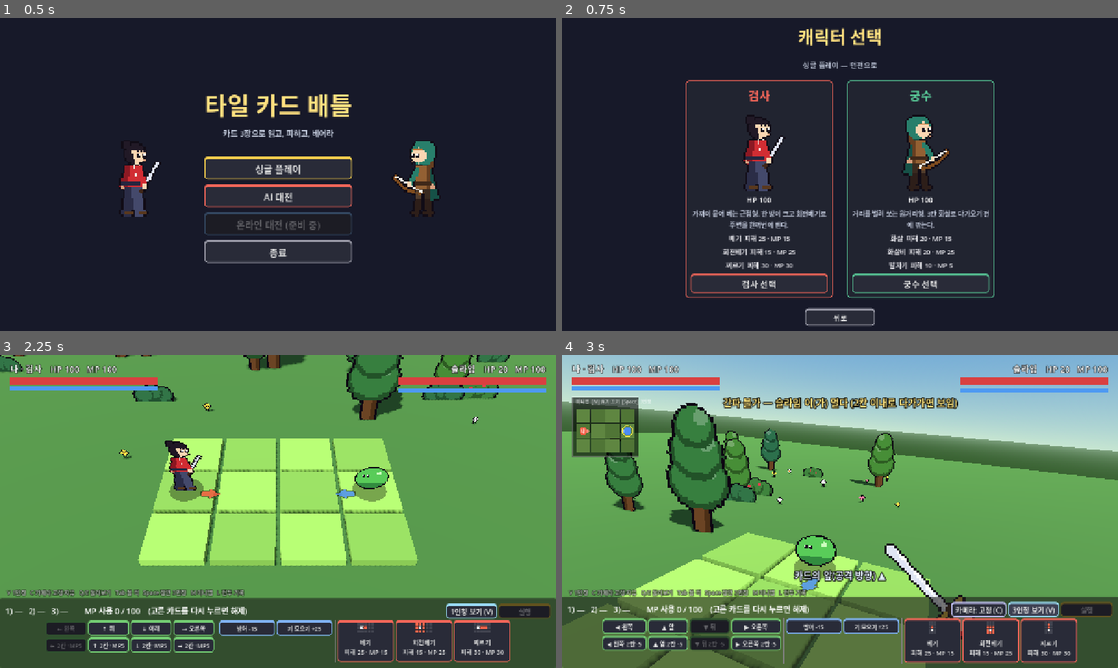
Above: before the commit, frames 1-4 (two rows, left to right).
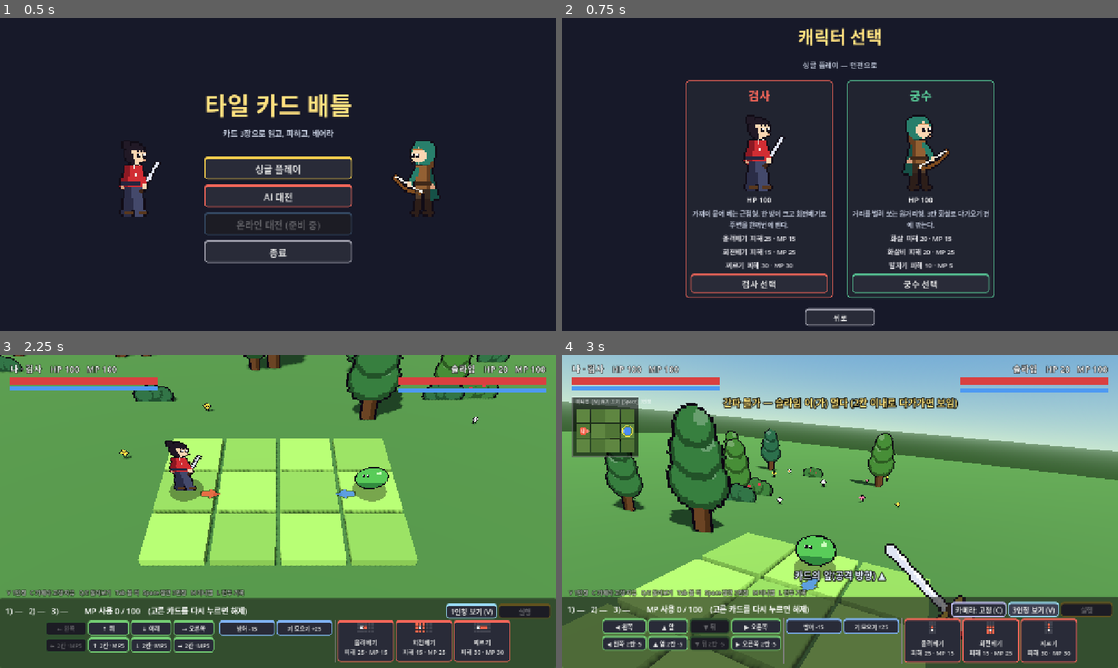
Above: after the commit, the same moments.

Repository: ldg0315/tile_card_battle
Game: Godot game, scene res://title.tscn
Same seed, same stepped clock (60 frames per second), same inputs: the game is played once before the commit and once after it.
Inputs:
- Up to frame 1 (0.5 s): no input
- Up to frame 2 (0.75 s): click "싱글 플레이" at 0.5 s
- Up to frame 3 (2.25 s): click "검사 선택" at 1.25 s; click "1-1 도전" at 2 s
- Up to frame 4 (3 s): click "1인칭 보기 (V)" at 2.75 s

Frame 1 is identical in both runs. In frame 2, 0.2% of the frame differs, in the area x 28-42%, y 69-72%; in frame 3, less than 0.1%; in frame 4, less than 0.1%.

Commit message:
검사 기본기를 베기에서 올려베기로 바꾸고, 1인칭에서도 뛰어오르며 쳐올리게 한다
기본 베기가 다른 내려치는 기술과 비슷해 보여, 기본기를 뛰어올라 올려베는 동작으로 바꿔 달라는 요청.
(1) sword_slash(베기) → sword_rise(올려베기), 위력·비용·범위는 같게 — 모양만 바꾸고 밸런스는 건드리지 않으려고
(2) 3인칭: 칼끝을 낮춰 웅크렸다 앞 위로 뛰어오르며 쳐올리고 착지 흙먼지, 아래→위 궤적(attack_rise 자세)
(3) 1인칭: 몸이 실제로 떠서 카메라가 같이 솟고(fp_pitch 로 시선도 들었다 내림), 칼과 화면 궤적이 아래에서 위로 — 두 시점에서 같은 동작으로 읽히게
(4) 해골 무사의 베기는 몬스터 기술이라 그대로
(5) 테스트·CLAUDE.md 예시·art/README 를 새 id 로

검증: tools/run_tests.sh 통과(베기를 쓰던 규칙 테스트는 같은 수치의 올려베기로 교체). 3인칭·1인칭 모두 연출 중간 프레임 캡처로 확인.

Co-Authored-By: Claude Opus 5.5 <noreply@anthropic.com>

Diff:
--- a/scripts/battle.gd
+++ b/scripts/battle.gd
@@ -78,6 +78,7 @@
 var shake_off := Vector3.ZERO
 var fov_kick := 0.0  # 1인칭 기술 반동으로 잠깐 좁아지는 시야
 var fp_spin := 0.0  # 1인칭 회전베기 중 카메라가 더 돌아간 각도(라디안)
+var fp_pitch := 0.0  # 1인칭 올려베기 중 시선을 들어 올리는 높이(바라보는 점을 위로 옮긴다)
 # 1인칭에서 내가 공격하는 동안엔 적이 아니라 몸 정면(실제 공격 방향)을 본다.
 # 적을 본 채로 찌르면 빗나가는 공격도 맞는 것처럼 보여서 착각을 부른다
 var fp_face_lock := false
@@ -1272,6 +1273,7 @@
 	if fp_free and not fp_face_lock:
 		# 자유 시점: 높이·내려다보는 각도는 고정 시점과 같고 좌우만 fp_yaw 로
 		look = eye + Vector3(-sin(fp_yaw), 0, -cos(fp_yaw)) * 4.0 + Vector3(0, -1.3, 0)
+	look.y += fp_pitch
 	var xf := Transform3D(Basis(), eye).looking_at(look, Vector3.UP)
 	if fp_spin != 0.0:
 		xf.basis = Basis(Vector3.UP, fp_spin) * xf.basis
@@ -1396,6 +1398,27 @@
 				var cs := _tween()
 				cs.tween_property(self, "fp_spin", TAU, SPIN_TIME).set_trans(Tween.TRANS_SINE).set_ease(Tween.EASE_IN_OUT)
 				cs.tween_callback(func() -> void: fp_spin = 0.0)
+		"rise":
+			# 칼을 화면 아래로 내렸다가 위로 쳐올린다. 몸이 뛰어오르니 카메라는 저절로 솟고(_rise),
+			# 시선도 위로 들었다 내려와 "올려 벤다"는 게 1인칭에서도 느껴지게
+			vm.tween_property(self, "vm_offset", Vector2(-40, 160), 0.1)
+			vm.parallel().tween_property(viewmodel, "rotation_degrees", 30.0, 0.1)
+			vm.tween_property(self, "vm_offset", Vector2(-180, -230), 0.12).set_ease(Tween.EASE_OUT)
+			vm.parallel().tween_property(viewmodel, "rotation_degrees", -40.0, 0.12)
+			vm.tween_interval(0.1)
+			vm.tween_property(self, "vm_offset", Vector2.ZERO, 0.25)
+			vm.parallel().tween_property(viewmodel, "rotation_degrees", 0.0, 0.25)
+			var pt := _tween()
+			pt.tween_interval(0.1)
+			pt.tween_property(self, "fp_pitch", 1.6, 0.16).set_ease(Tween.EASE_OUT)
+			pt.tween_interval(0.12)
+			pt.tween_property(self, "fp_pitch", 0.0, 0.25).set_ease(Tween.EASE_IN_OUT)
+			var c := ui_root.size / 2.0 + Vector2(-60, 0)
+			var pts := []
+			for k in 14:
+				var a := lerpf(PI * 0.62, PI * 1.38, k / 13.0)  # 왼쪽 아래 → 위로 휘어 오른쪽 위
+				pts.append(c + Vector2(cos(a) * -260.0 + 60.0, sin(a) * -260.0 * -1.0))
+			_screen_line(pts, 22.0, 0.12)
 		"cross":
 			# 칼을 치켜들었다 곧게 내려치고(세로 궤적), 이어서 가로로 쓴다(가로 궤적)
 			vm.tween_property(viewmodel, "rotation_degrees", 25.0, 0.1)
@@ -1726,6 +1749,8 @@
 		"slash":
 			_blade_fx(i, "arc", 0.08, 1.0)
 			return _lunge(i, 0.35)
+		"rise":
+			return _rise(i)
 		"thrust":
 			return _thrust(i, h)
 		"cross":
@@ -1754,6 +1779,23 @@
 		.set_trans(Tween.TRANS_QUAD).set_ease(Tween.EASE_OUT)
 	tw.tween_property(sprites[i], "position", base, 0.2)
 	return 0.12
+
+
+## 올려베기: 살짝 웅크렸다가 앞 위로 뛰어오르며 쳐올리고, 잠깐 떠 있다가 내려앉는다.
+## 몸(스프라이트)이 실제로 뜨므로 1인칭 카메라도 같이 솟는다(_fp_xform 이 몸 위치를 따라감) — 1인칭 연출은 _fp_attack_fx 의 "rise".
+func _rise(i: int) -> float:
+	var s := sprites[i]
+	var base := step_pos[i]
+	var f := step_facing[i]
+	var top := base + Vector3(f * TILE * 0.25, 1.4, 0)
+	var tw := _motion(i)
+	tw.tween_property(s, "position", base + Vector3(0, -0.12, 0), 0.1).set_ease(Tween.EASE_OUT)
+	tw.tween_property(s, "position", top, 0.16).set_trans(Tween.TRANS_QUAD).set_ease(Tween.EASE_OUT)
+	tw.tween_interval(0.14)
+	tw.tween_property(s, "position", base, 0.2).set_trans(Tween.TRANS_QUAD).set_ease(Tween.EASE_IN)
+	tw.tween_callback(_dust.bind(base + Vector3(0, -sprite_half[i] + 0.1, 0)))
+	_blade_fx(i, "rise", 0.12, 1.0)
+	return 0.2
 
 
 ## 찌르기: 칼을 뒤로 당겼다(0.12초) 범위 끝까지 곧게 뻗는다. 뻗는 순간 범위 칸을 따라 직선 궤적.
@@ -1875,6 +1917,10 @@
 			sp.rotation = Vector3(-PI / 2, PI / 2, 0)
 			sp.pixel_size = TILE * 3.0 / tex.get_width()
 			sp.position = feet + Vector3(0, 0.08, 0)
+		"rise":
+			# 앞 아래에서 머리 위로 솟는 궤적 — 몸이 뜨는 만큼 위쪽까지
+			sp.pixel_size = TILE * 1.6 / tex.get_height()
+			sp.position = feet + Vector3(f * TILE * (at + 0.45), 1.6, 0)
 		_:
 			sp.pixel_size = TILE * 1.3 / tex.get_height()
 			sp.position = feet + Vector3(f * TILE * (at + 0.55), 1.1, 0)
@@ -1905,6 +1951,17 @@
 					var inner := p.distance_to(Vector2(-6, 48)) < 46.0
 					if outer and not inner:
 						var a := clampf(1.0 - absf(y - 48.0) / 48.0, 0.0, 1.0)
+						img.set_pixel(x, y, Color(1, 1, 1, a))
+		"rise":
+			# 올려베기: 앞 아래에서 시작해 위로 휘어 오르는 초승달(아래 끝이 가늘고 위로 갈수록 굵다)
+			img = Image.create(64, 96, false, Image.FORMAT_RGBA8)
+			for y in 96:
+				for x in 64:
+					var p := Vector2(x, y)
+					var outer := p.distance_to(Vector2(-14, 52)) < 58.0
+					var inner := p.distance_to(Vector2(-26, 60)) < 56.0
+					if outer and not inner and p.x > 4:
+						var a := clampf(1.0 - y / 96.0, 0.15, 1.0)
 						img.set_pixel(x, y, Color(1, 1, 1, a))
 		"streak", "flash":
 			# 앞(오른쪽)으로 갈수록 굵고 밝아지는 가로 줄. 섬광은 더 가늘고 길게
--- a/scripts/cards.gd
+++ b/scripts/cards.gd
@@ -26,7 +26,8 @@
 		"name": "검사",
 		"body": Color(0.85, 0.22, 0.2),
 		"attacks": {
-			"sword_slash": {"name": "베기", "anim": "slash", "type": "attack", "cost": 15, "dmg": 25,
+			# 기본기. 내려베기(베기) 대신 뛰어오르며 올려벤다 — 위력·범위는 베기와 같고 모양만 다르다
+			"sword_rise": {"name": "올려베기", "anim": "rise", "type": "attack", "cost": 15, "dmg": 25,
 				"range": [Vector2i(1, 0)]},
 			"sword_spin": {"name": "회전베기", "anim": "spin", "type": "attack", "cost": 25, "dmg": 15,
 				"range": [Vector2i(-1, -1), Vector2i(0, -1), Vector2i(1, -1), Vector2i(-1, 0),
--- a/scripts/char_art.gd
+++ b/scripts/char_art.gd
@@ -20,6 +20,7 @@
 	"guard": {"fps": 1.0, "loop": true},
 	"die": {"fps": 4.0, "loop": false},
 	# 기술별 공격 동작(카드의 anim 이름). 없으면 attack 을 그대로 쓴다 — 모든 캐릭터가 모든 기술 동작을 그릴 필요는 없다
+	"attack_rise": {"fps": 12.0, "loop": false, "fallback": "attack"},
 	"attack_thrust": {"fps": 12.0, "loop": false, "fallback": "attack"},
 	"attack_cross": {"fps": 12.0, "loop": false, "fallback": "attack"},
 	"attack_iai": {"fps": 12.0, "loop": false, "fallback": "attack"},
--- a/scripts/pixel_art.gd
+++ b/scripts/pixel_art.gd
@@ -80,6 +80,13 @@
 		# 베기: 머리 위에서 앞 아래로 대각선으로 내려친다
 		"attack": [{"fa": 170.0, "wpn": 215.0, "lean": -1.0}, {"fa": 100.0, "wpn": 95.0, "lean": 2.0},
 			{"fa": 65.0, "wpn": 60.0, "lean": 2.0}, {"fa": 35.0, "wpn": 120.0}],
+		# 올려베기: 칼끝을 앞 아래로 낮게 내린 채 웅크렸다가, 뛰어오르며 머리 위까지 쳐올린다
+		"attack_rise": [{"bob": 3.0, "lean": 1.0, "fa": 30.0, "wpn": 40.0, "fl": 30.0, "bl": -30.0},
+			{"bob": 3.0, "lean": 1.0, "fa": 30.0, "wpn": 40.0, "fl": 30.0, "bl": -30.0},
+			{"bob": -1.0, "lean": 1.0, "fa": 110.0, "wpn": 120.0, "fl": 15.0, "bl": -20.0},
+			{"bob": -2.0, "lean": -1.0, "fa": 165.0, "wpn": 185.0, "fl": 10.0, "bl": -25.0},
+			{"bob": -2.0, "lean": -1.0, "fa": 165.0, "wpn": 185.0, "fl": 10.0, "bl": -25.0},
+			{"fa": 60.0, "wpn": 120.0}],
 		# 찌르기: 칼을 수평으로 겨눈 채 허리 뒤로 당겼다가, 다리를 크게 벌리며 팔을 일직선으로 뻗는다
 		"attack_thrust": [{"fa": -20.0, "wpn": 90.0, "lean": -1.5, "fl": 15.0, "bl": -15.0},
 			{"fa": -20.0, "wpn": 90.0, "lean": -1.5, "fl": 15.0, "bl": -15.0},
--- a/tests/test_rules.gd
+++ b/tests/test_rules.gd
@@ -96,7 +96,7 @@
 
 func _test_attack_and_guard() -> void:
 	var r = _setup(Vector2i(1, 1), Vector2i(2, 1))
-	var ev: Array = r.resolve_turn(["sword_slash", "rest", "rest"], ["guard", "rest", "rest"])
+	var ev: Array = r.resolve_turn(["sword_rise", "rest", "rest"], ["guard", "rest", "rest"])
 	check(ev[0].hits[0].hit and ev[0].hits[0].dmg == 25 - Rules.GUARD_BLOCK, "방어 중 피해 감소")
 	check(r.fighters[1].hp == Rules.MAX_HP - (25 - Rules.GUARD_BLOCK), "HP 반영")
 	check(ev[0].mp[0] == Rules.START_MP - 15, "공격 MP 소모")
@@ -104,7 +104,7 @@
 	r.resolve_turn(["up", "rest", "rest"], ["archer_kick", "rest", "rest"])
 	check(r.fighters[0].hp == Rules.MAX_HP, "먼저 움직이면 같은 단계 상대 공격을 피함")
 	r = _setup(Vector2i(1, 1), Vector2i(2, 1))
-	r.resolve_turn(["sword_slash", "rest", "rest"], ["up", "rest", "rest"])
+	r.resolve_turn(["sword_rise", "rest", "rest"], ["up", "rest", "rest"])
 	check(r.fighters[1].hp == Rules.MAX_HP - 25, "싱글은 내가 먼저라 같은 단계 적 이동보다 공격이 먼저 맞음")
 
 
@@ -130,7 +130,7 @@
 ## 같은 칸에 있는 적은 어떤 공격이든 맞는다(범위가 앞쪽만이어도).
 func _test_same_tile_attack() -> void:
 	var r = _setup(Vector2i(1, 1), Vector2i(2, 1))
-	var ev: Array = r.resolve_turn(["right", "sword_slash", "guard"], ["rest", "rest", "rest"])
+	var ev: Array = r.resolve_turn(["right", "sword_rise", "guard"], ["rest", "rest", "rest"])
 	check(ev[0].pos[0] == ev[0].pos[1], "(준비) 같은 칸")
 	check(ev[1].hits[0].hit and ev[1].hits[0].dmg == 25, "같은 칸의 적은 앞 1칸 베기에도 맞음")
 
@@ -139,7 +139,7 @@
 	var r = _setup(Vector2i(1, 1), Vector2i(2, 1))
 	r.fighters[0].hp = 10
 	r.fighters[1].hp = 10
-	var ev: Array = r.resolve_turn(["sword_slash", "rest", "rest"], ["archer_kick", "rest", "rest"])
+	var ev: Array = r.resolve_turn(["sword_rise", "rest", "rest"], ["archer_kick", "rest", "rest"])
 	check(r.winner == 0 and r.fighters[0].hp == 10, "먼저 쓰러뜨리면 상대 공격은 나가지 않음")
 	check(ev.size() == 1 and ev[0].actions.size() == 1, "승부가 나면 남은 행동·단계는 진행하지 않음")
 
@@ -162,16 +162,16 @@
 
 func _test_guard_lasts_whole_step() -> void:
 	var r = _setup(Vector2i(1, 1), Vector2i(2, 1))
-	var ev: Array = r.resolve_turn(["sword_slash", "rest", "rest"], ["guard", "rest", "rest"])
+	var ev: Array = r.resolve_turn(["sword_rise", "rest", "rest"], ["guard", "rest", "rest"])
 	check(r.fighters[1].hp == Rules.MAX_HP - (25 - Rules.GUARD_BLOCK), "뒤 순번의 방어도 앞 순번 공격을 막음")
-	check(ev[0].actions.size() == 2 and ev[0].actions[0].cards[1] == "guard" and ev[0].actions[1].cards[0] == "sword_slash",
+	check(ev[0].actions.size() == 2 and ev[0].actions[0].cards[1] == "guard" and ev[0].actions[1].cards[0] == "sword_rise",
 		"행동 순서: 방어(단계 첫머리) → 내 공격")
 	check(ev[0].actions[1].hp[1] == ev[0].hp[1], "행동별 결과에 그때의 HP")
 
 
 func _test_selection_rules() -> void:
 	var r = Rules.new()
-	check(r.is_valid_selection(0, ["right", "sword_slash", "guard"]), "정상 선택")
+	check(r.is_valid_selection(0, ["right", "sword_rise", "guard"]), "정상 선택")
 	check(not r.is_valid_selection(0, ["right", "right", "guard"]), "중복 카드 금지")
 	r.fighters[0].mp = 50
 	check(not r.is_valid_selection(0, ["sword_thrust", "sword_spin", "right"]), "MP 초과 금지 (30+25 > 50)")
@@ -334,7 +334,7 @@
 	r.fighters[1].hp = 1
 	r.fighters[0].pos = Vector2i(2, 0)
 	r.fighters[0].facing = 1
-	ev = r.resolve_turn([["sword_slash", "rest", "guard"], ["rest", "rest", "rest"], ["left", "rest", "rest"]])
+	ev = r.resolve_turn([["sword_rise", "rest", "guard"], ["rest", "rest", "rest"], ["left", "rest", "rest"]])
 	check(ev[0].died == [1] and r.winner == -1, "하나만 쓰러지면 계속")
 	check(ev[1].cards[1] == "", "쓰러진 적은 남은 카드를 내지 않음")
 	# 같은 칸 허용: 두 적이 한 칸에 모일 수 있고, 회전베기 한 번에 둘 다 맞는다
@@ -346,7 +346,7 @@
 
 func _test_mp_regen() -> void:
 	var r = Rules.new()
-	r.resolve_turn(["right", "sword_slash", "guard"], ["rest", "guard", "right"])
+	r.resolve_turn(["right", "sword_rise", "guard"], ["rest", "guard", "right"])
 	check(r.fighters[0].mp == Rules.START_MP - 15 + Rules.MP_REGEN, "턴이 끝나면 MP 회복")
 	check(r.fighters[1].mp == mini(Rules.MAX_MP, Rules.START_MP + Rules.REST_MP + Rules.MP_REGEN), "회복은 최대치까지")
 
@@ -437,7 +437,7 @@
 	check(r.fighters[0].hp == r.fighters[0].max_hp, "치유는 최대 HP 를 넘지 않음")
 	r = _setup(Vector2i(1, 1), Vector2i(2, 1))
 	r.fighters[1].extra.assign(["iron_guard"])
-	ev = r.resolve_turn(["sword_slash", "rest", "guard"], ["iron_guard", "rest", "up"])
+	ev = r.resolve_turn(["sword_rise", "rest", "guard"], ["iron_guard", "rest", "up"])
 	check(ev[0].hits[0].dmg == 0, "철벽 방어는 30까지 막음(베기 25 → 0)")
 
 
Not shown, changed: CLAUDE.md
Not shown, changed: art/README.md
